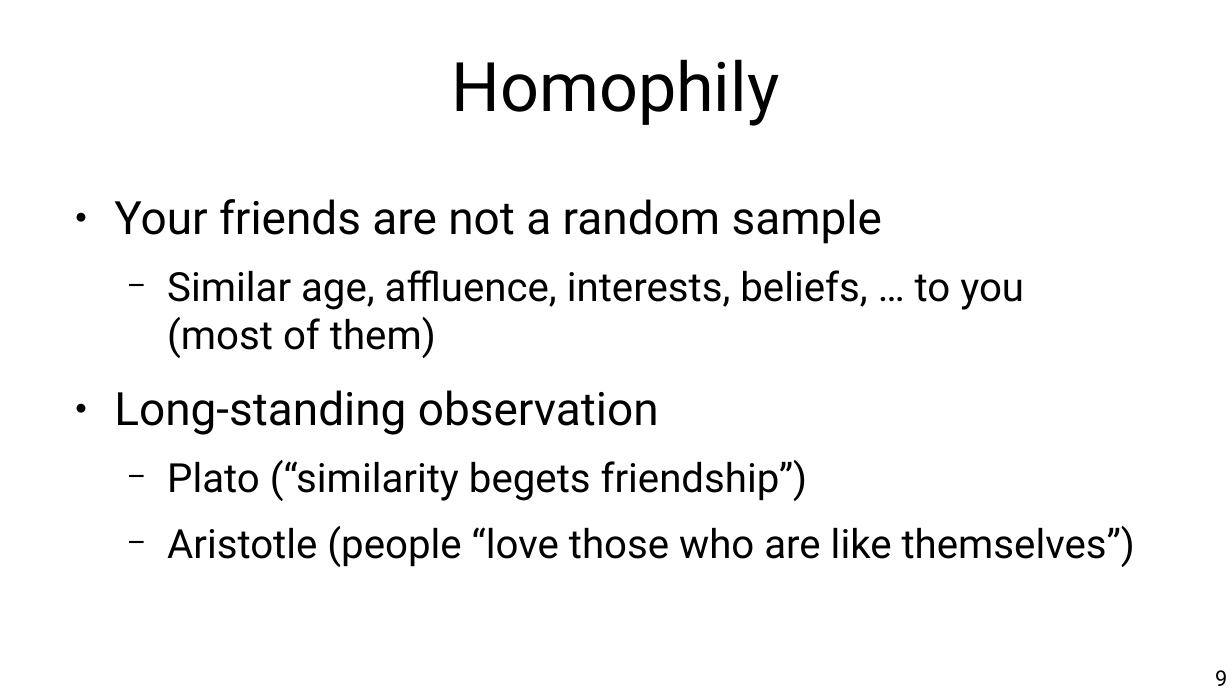
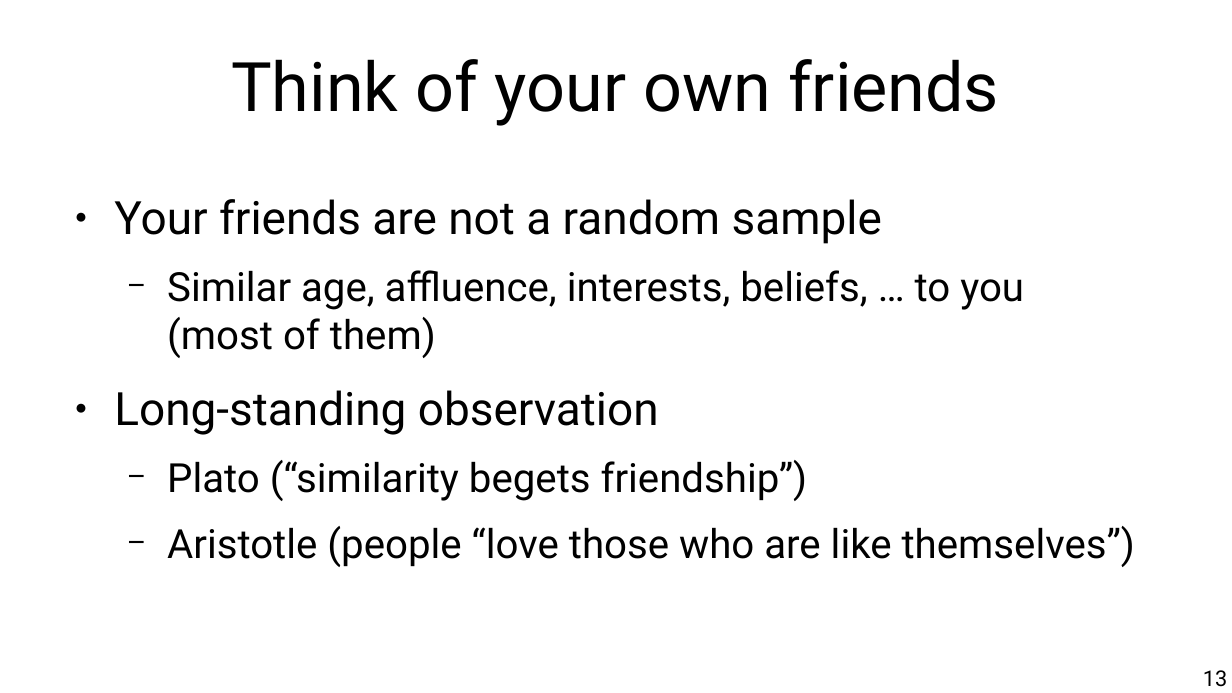
Before and after one commit to chatox/networks-science-course, a slide deck: slide 13 of theory/tt07_homophily_degree_correlation.odp (slide 9 before the commit). Drawn at 1232x693 pixels with LibreOffice and Linux fonts; fonts in the diff are those of the drawing. Boxes give left, top, right and bottom in pixels: in the first picture for what was removed or moved away, otherwise in the second. Text is boxed around its words. In the diff, an @@ line names an element or a change of style, - is before the commit and + after.

Commit message:
Homophily test

```diff
--- a/theory/tt07_homophily_degree_correlation.odp
+++ b/theory/tt07_homophily_degree_correlation.odp
@@ title at [231,59,999,126]: text changed @@
-Homophily
+Think of your own friends
@@ page number at [1203,670,1227,687]: text changed @@
-9
+13
```
Also in this commit, not shown: 1 other slide changed, 10 slides added, 4 slides removed.
